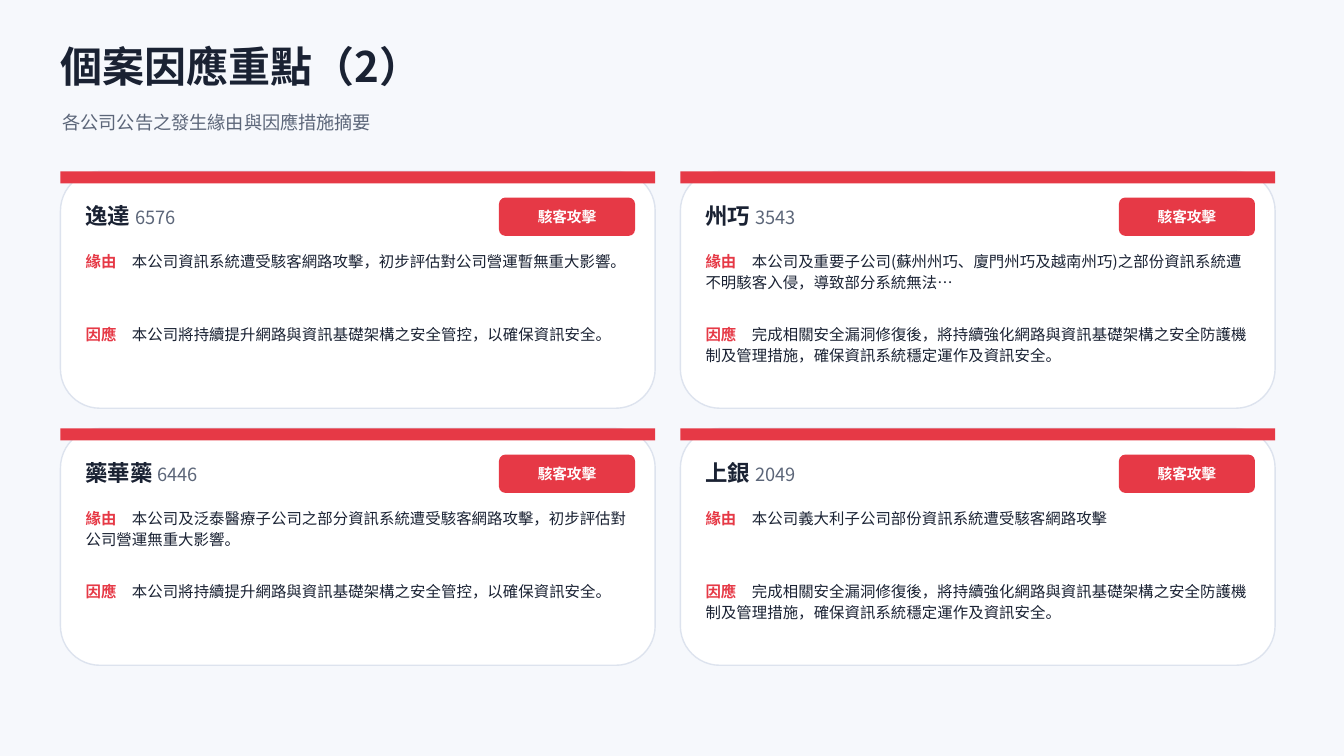
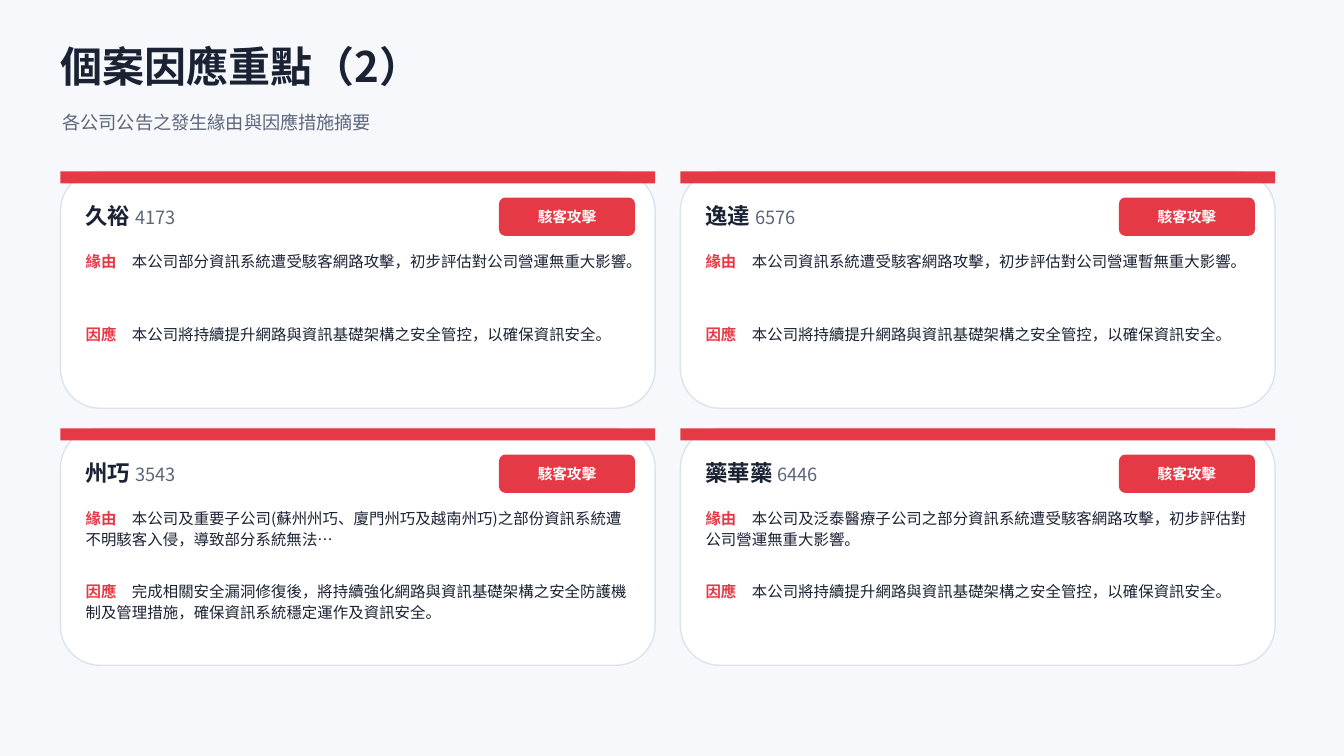
Before and after one commit to Johnnylin77/mops-isec-monitor, a slide deck: slide 7 of 資安事件因應分析.pptx. Drawn at 1344x756 pixels with LibreOffice and Linux fonts; fonts in the diff are those of the drawing. Boxes give left, top, right and bottom in pixels: in the first picture for what was removed or moved away, otherwise in the second. Text is boxed around its words. In the diff, an @@ line names an element or a change of style, - is before the commit and + after.

```diff
--- a/資安事件因應分析.pptx
+++ b/資安事件因應分析.pptx
@@ text at box(86, 205, 175, 226): text changed @@
-逸達 6576
+久裕 4173
@@ text at box(706, 205, 795, 226): text changed @@
-州巧 3543
+逸達 6576
@@ text at box(86, 254, 642, 269): text changed @@
-緣由 本公司資訊系統遭受駭客網路攻擊，初步評估對公司營運暫無重大影響。
+緣由 本公司部分資訊系統遭受駭客網路攻擊，初步評估對公司營運無重大影響。
@@ text at box(706, 254, 1246, 269): text changed @@
-緣由 本公司及重要子公司(蘇州州巧、廈門州巧及越南州巧)之部份資訊系統遭不明駭客入侵，導致部分系統無法…
+緣由 本公司資訊系統遭受駭客網路攻擊，初步評估對公司營運暫無重大影響。
@@ text at box(706, 325, 1231, 345): text changed @@
-因應 完成相關安全漏洞修復後，將持續強化網路與資訊基礎架構之安全防護機制及管理措施，確保資訊系統穩定運作及資訊安全。
+因應 本公司將持續提升網路與資訊基礎架構之安全管控，以確保資訊安全。
@@ text at box(86, 462, 175, 483): text changed @@
-藥華藥 6446
+州巧 3543
@@ text at box(706, 459, 818, 487): text changed @@
-上銀 2049
+藥華藥 6446
@@ text at box(86, 511, 621, 547): text changed @@
-緣由 本公司及泛泰醫療子公司之部分資訊系統遭受駭客網路攻擊，初步評估對公司營運無重大影響。
+緣由 本公司及重要子公司(蘇州州巧、廈門州巧及越南州巧)之部份資訊系統遭不明駭客入侵，導致部分系統無法…
@@ text at box(706, 511, 1246, 547): text changed @@
-緣由 本公司義大利子公司部份資訊系統遭受駭客網路攻擊
+緣由 本公司及泛泰醫療子公司之部分資訊系統遭受駭客網路攻擊，初步評估對公司營運無重大影響。
@@ text at box(86, 582, 627, 620): text changed @@
-因應 本公司將持續提升網路與資訊基礎架構之安全管控，以確保資訊安全。
+因應 完成相關安全漏洞修復後，將持續強化網路與資訊基礎架構之安全防護機制及管理措施，確保資訊系統穩定運作及資訊安全。
@@ text at box(706, 582, 1231, 602): text changed @@
-因應 完成相關安全漏洞修復後，將持續強化網路與資訊基礎架構之安全防護機制及管理措施，確保資訊系統穩定運作及資訊安全。
+因應 本公司將持續提升網路與資訊基礎架構之安全管控，以確保資訊安全。
```
Also in this commit, not shown: 6 other slides changed, 2 other files.
